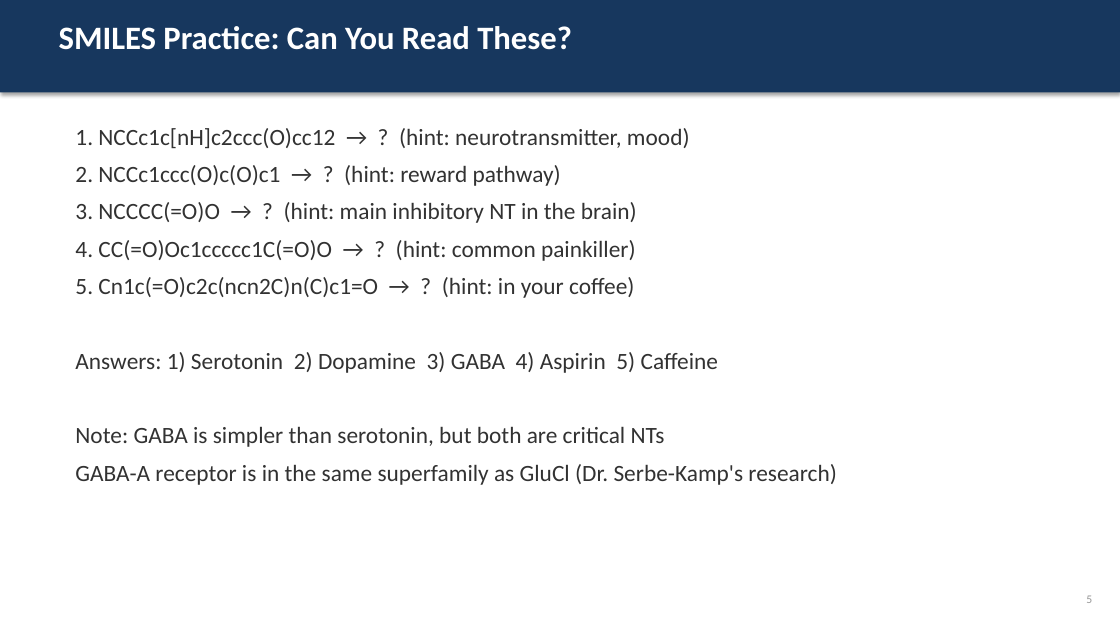
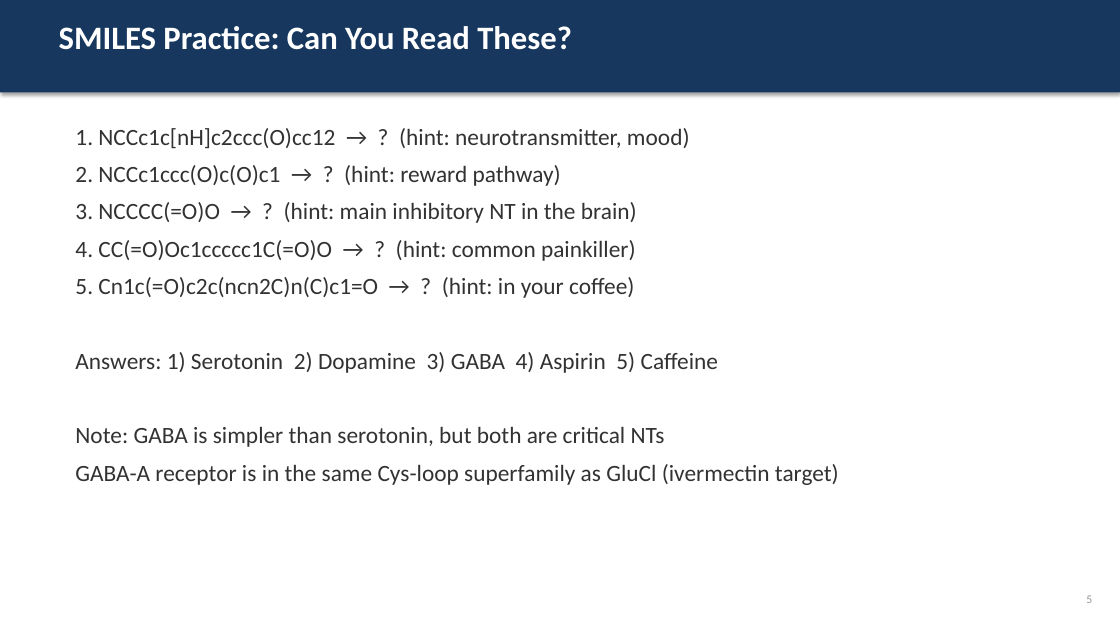
Before and after one commit to officialprateekmethwani-coder/AI-Drug-Discovery, a slide deck: slide 5 of day2_molecular_ml/slides.pptx. Drawn at 1120x630 pixels with LibreOffice and Linux fonts; fonts in the diff are those of the drawing. Boxes give left, top, right and bottom in pixels: in the first picture for what was removed or moved away, otherwise in the second. Text is boxed around its words. In the diff, an @@ line names an element or a change of style, - is before the commit and + after.

```diff
--- a/day2_molecular_ml/slides.pptx
+++ b/day2_molecular_ml/slides.pptx
@@ text at (75, 464, 839, 485): text changed @@
-GABA-A receptor is in the same superfamily as GluCl (Dr. Serbe-Kamp's research)
+GABA-A receptor is in the same Cys-loop superfamily as GluCl (ivermectin target)
```
Also in this commit, not shown: 5 other files.
